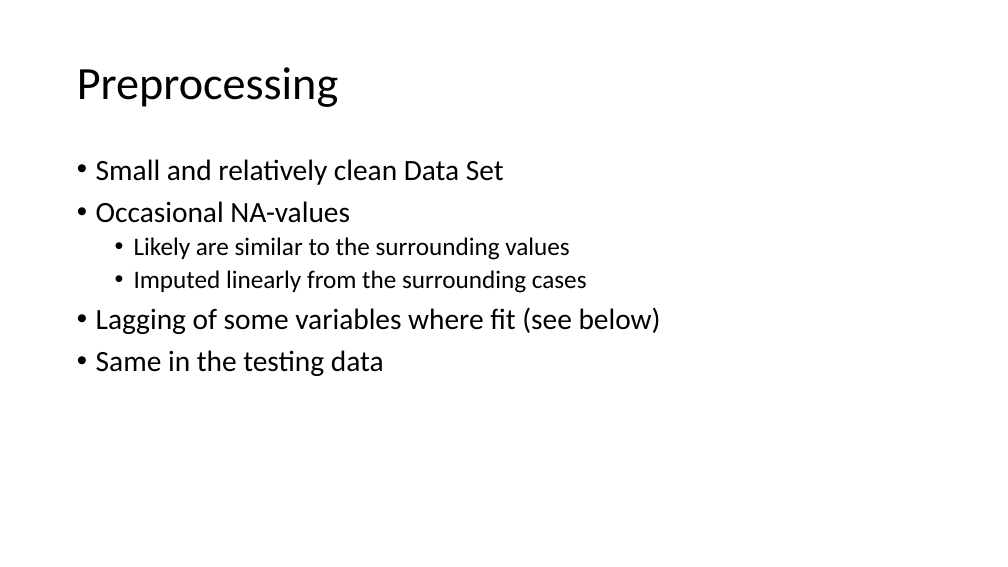
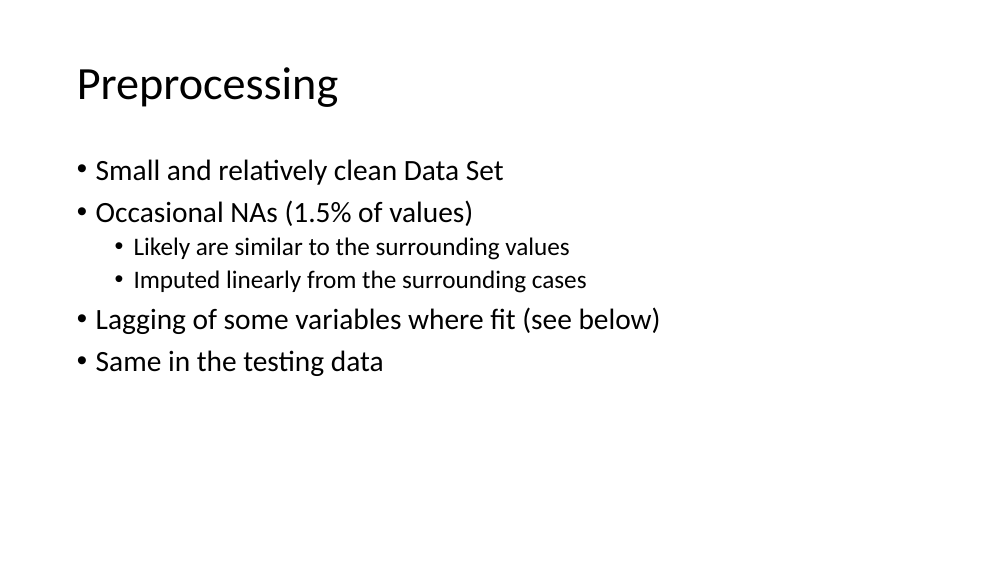
Before and after one commit to mariiader/adc_project, a slide deck: slide 8 of DengAI_PP_3.pptx (slide 5 before the commit). Drawn at 1008x567 pixels with LibreOffice and Linux fonts; fonts in the diff are those of the drawing. Boxes give left, top, right and bottom in pixels: in the first picture for what was removed or moved away, otherwise in the second. Text is boxed around its words. In the diff, an @@ line names an element or a change of style, - is before the commit and + after.

```diff
--- a/DengAI_PP_3.pptx
+++ b/DengAI_PP_3.pptx
@@ text at bbox=[96, 200, 473, 226]: text changed @@
-• Occasional NA-values
+• Occasional NAs (1.5% of values)
```
Also in this commit, not shown: 4 other slides changed, 2 slides added, 1 other file.
